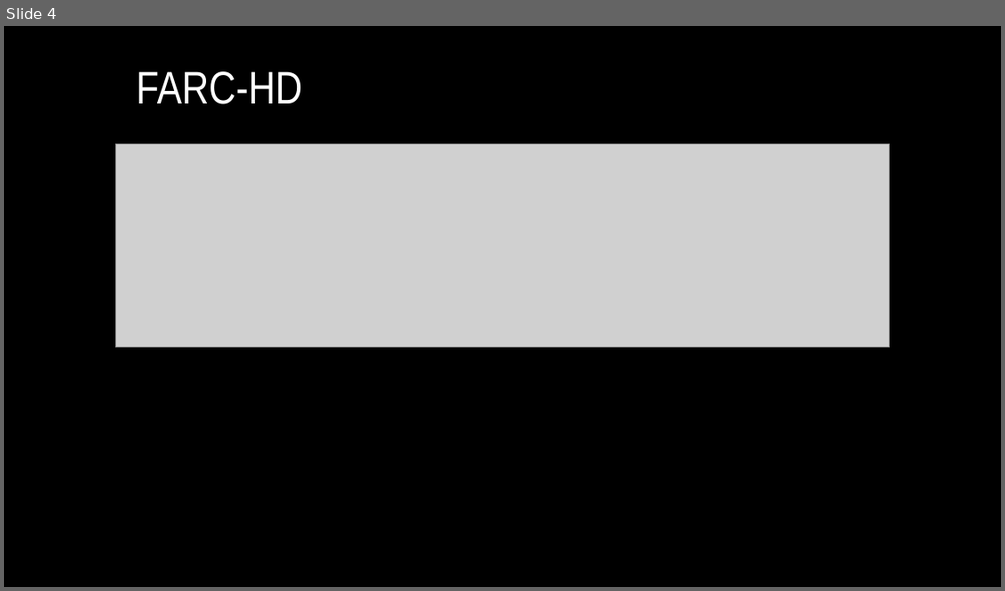
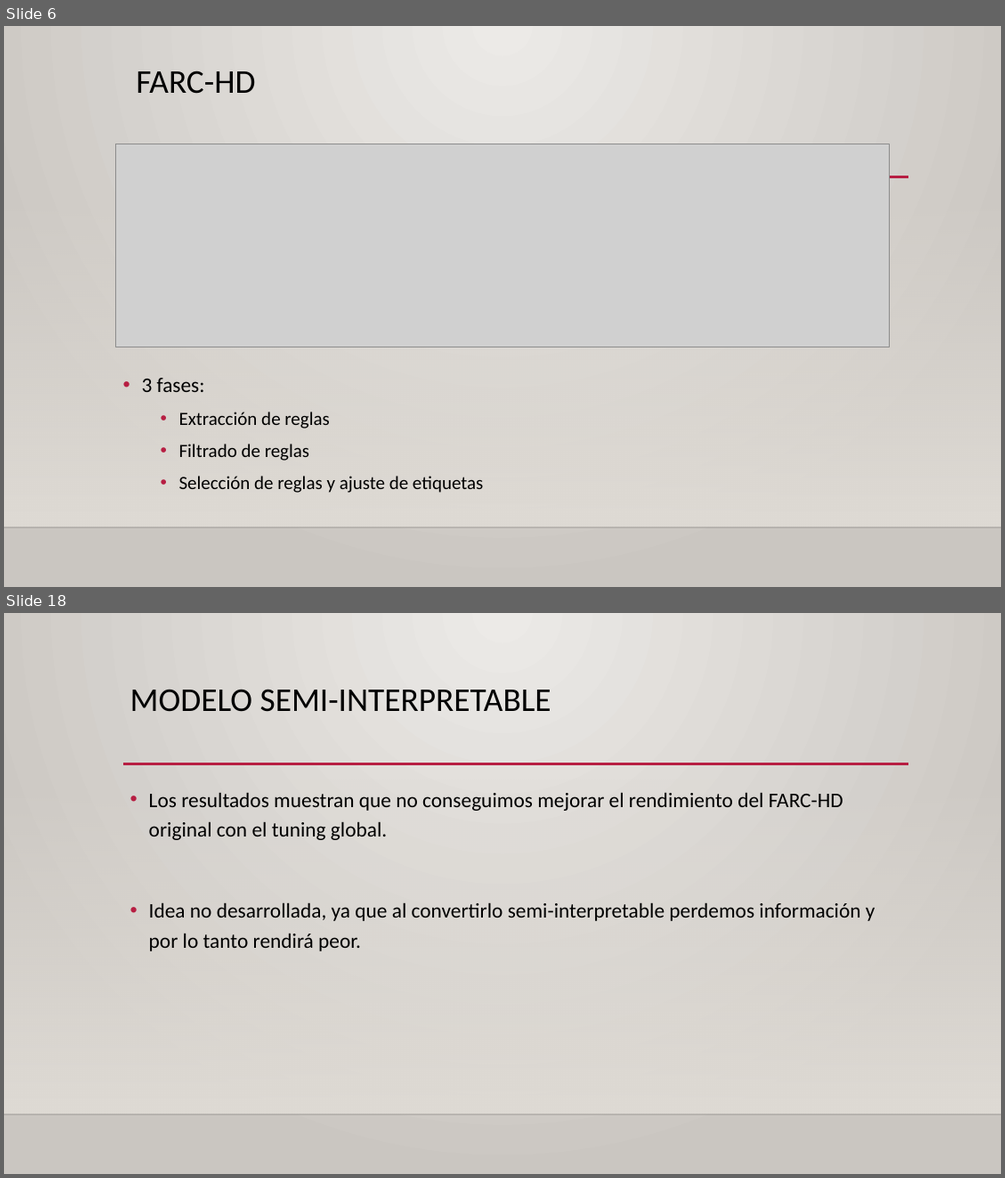
Before and after one commit to Tiburtzio/TFG, a slide deck: Docs/Presentacion.pptx. Shown one above the other, each under a label of ours: slide 4 before the commit, slides 6 and 18 after it; the slides between them are not shown. The pictures are 1005x591 and 1005x1178 pixels, drawn with LibreOffice and Linux fonts; fonts in the diff are those of the drawing; grey boxes stand for pictures; background and template pictures are left out. Boxes give left, top, right and bottom in pixels: in the first picture for what was removed or moved away, otherwise in the second. Text is boxed around its words. In the diff, an @@ line names an element or a change of style, - is before the commit and + after.

```diff
--- a/Docs/Presentacion.pptx
+++ b/Docs/Presentacion.pptx
@@ slide 18 added at box(4, 613, 1001, 1174), background gradient #ECEAE7 to #CAC7C1; not listed: 3 template elements that a slide beside it also shows @@
@@ title added at box(130, 689, 551, 712), 32 pt, text #000000 @@
+MODELO SEMI-INTERPRETABLE
@@ text added at box(149, 792, 875, 951), 20 pt, text #000000 @@
+• Los resultados muestran que no conseguimos mejorar el rendimiento del FARC-HD original con el tuning global.
+• Idea no desarrollada, ya que al convertirlo semi-interpretable perdemos información y por lo tanto rendirá peor.
@@ what was slide 4 is now slide 6 @@
@@ slide 6 changed as well @@
@@ background #000000 to gradient #ECEAE7 to #CAC7C1 @@
@@ title "FARC-HD" at box(136, 70, 255, 94): size 44 to 32 pt, font Arial Narrow to Calibri, text colour #FFFFFF to #000000 @@
@@ line added from (123, 177) to (909, 177), #B71E42 2.5 pt @@
@@ rectangle added at box(4, 192, 1001, 527), fill gradient #DFDBD5 @@
@@ text added at box(142, 378, 483, 492), 18 pt, text #000000 @@
+• 3 fases:
+  • Extracción de reglas
+  • Filtrado de reglas
+  • Selección de reglas y ajuste de etiquetas
@@ line added from (4, 527) to (1001, 527), #000001 1 pt @@
```
Also in this commit, not shown: 4 other slides changed, 13 other slides added, 3 slides removed, 1 other file.
